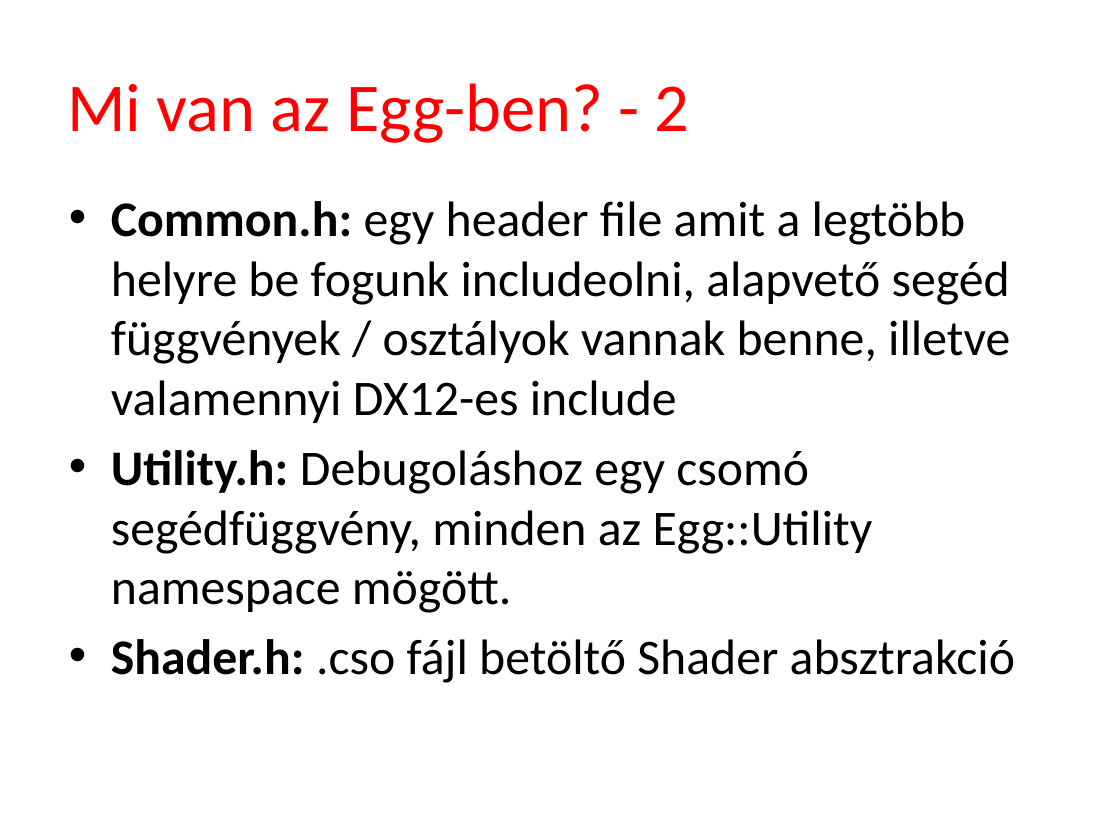
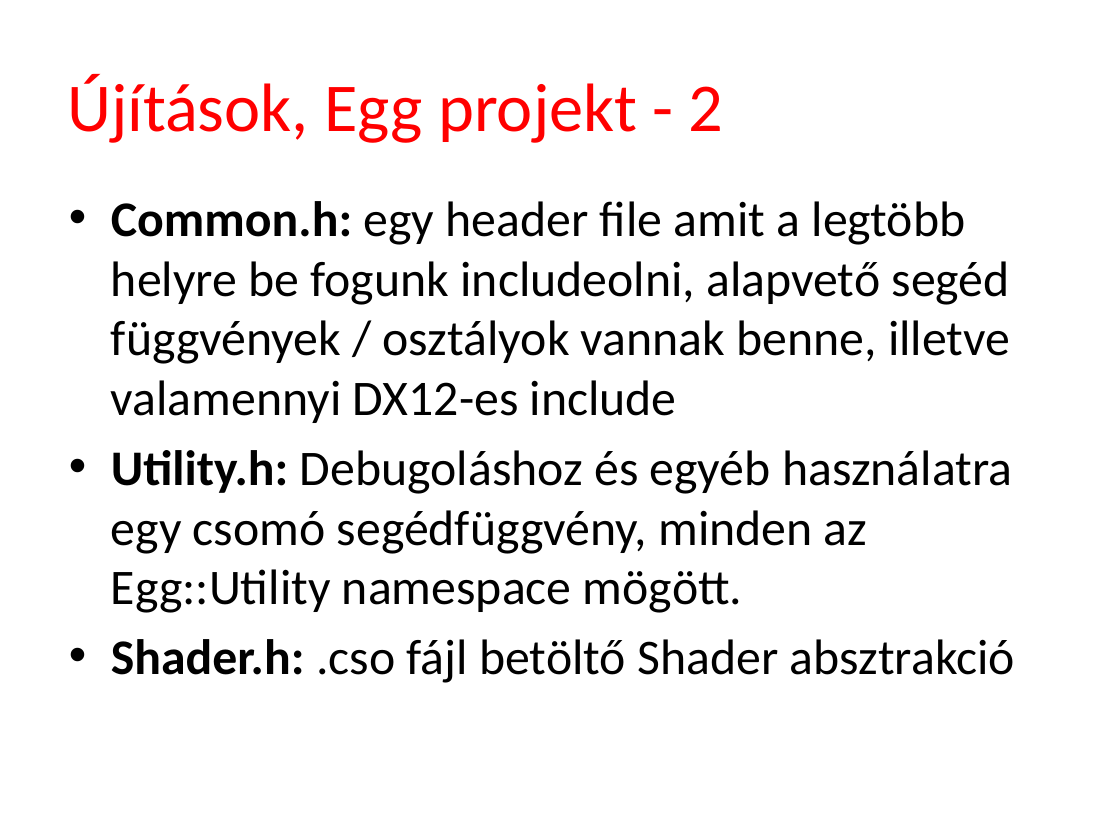
Before and after one commit to tyekx/dx12, a slide deck: slide 8 of Slides/gg001-Libraries.pptx. Drawn at 1120x840 pixels with LibreOffice and Linux fonts; fonts in the diff are those of the drawing; background and template pictures are left out. Boxes give left, top, right and bottom in pixels: in the first picture for what was removed or moved away, otherwise in the second. Text is boxed around its words. In the diff, an @@ line names an element or a change of style, - is before the commit and + after.

```diff
--- a/Slides/gg001-Libraries.pptx
+++ b/Slides/gg001-Libraries.pptx
@@ title at bbox=[67, 74, 724, 143]: text changed @@
-Mi van az Egg-ben? - 2
+Újítások, Egg projekt - 2
@@ text at bbox=[111, 450, 1012, 613]: text changed @@
-• Utility.h: Debugoláshoz egy csomó segédfüggvény, minden az Egg::Utility namespace mögött.
+• Utility.h: Debugoláshoz és egyéb használatra egy csomó segédfüggvény, minden az Egg::Utility namespace mögött.
```
Also in this commit, not shown: 1 other slide changed, 3 slides added, 5 other files.
